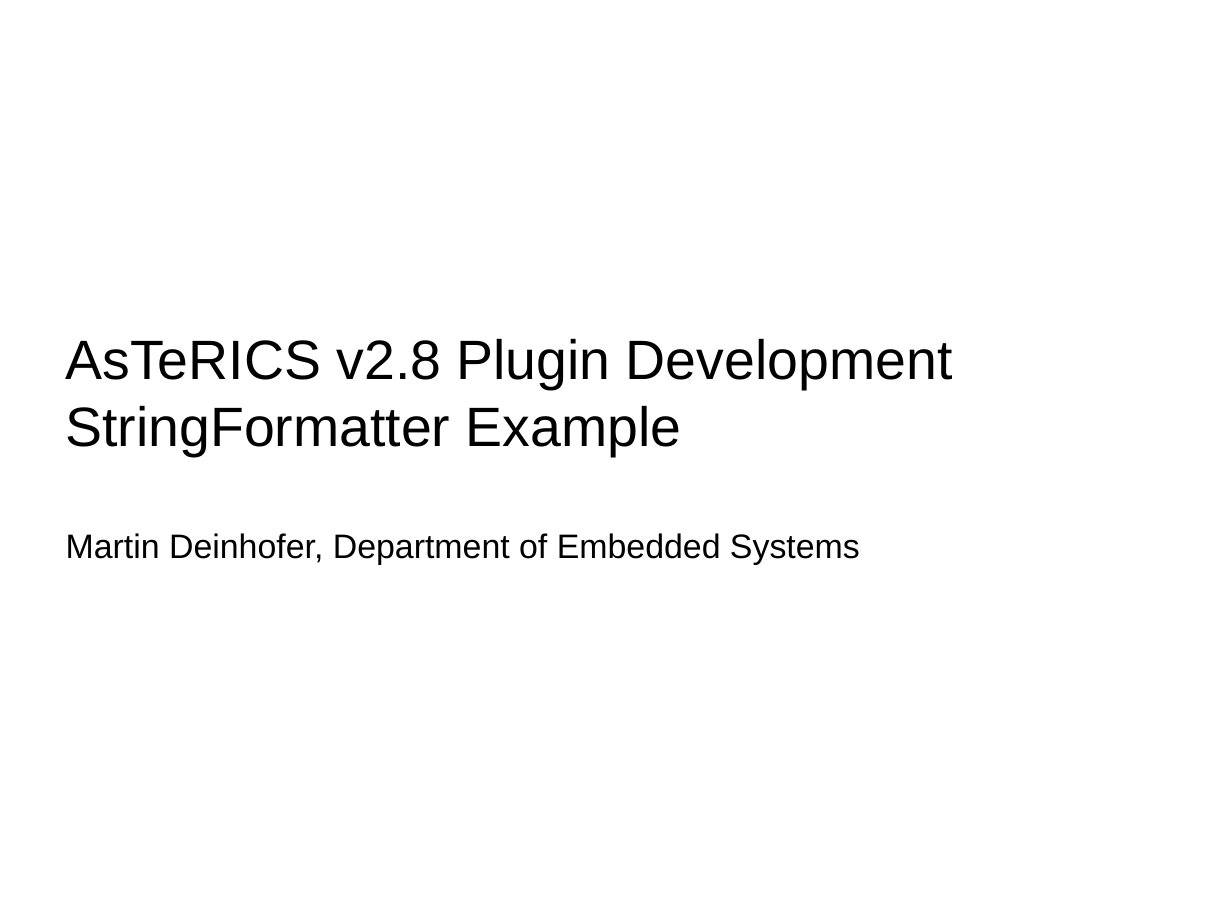
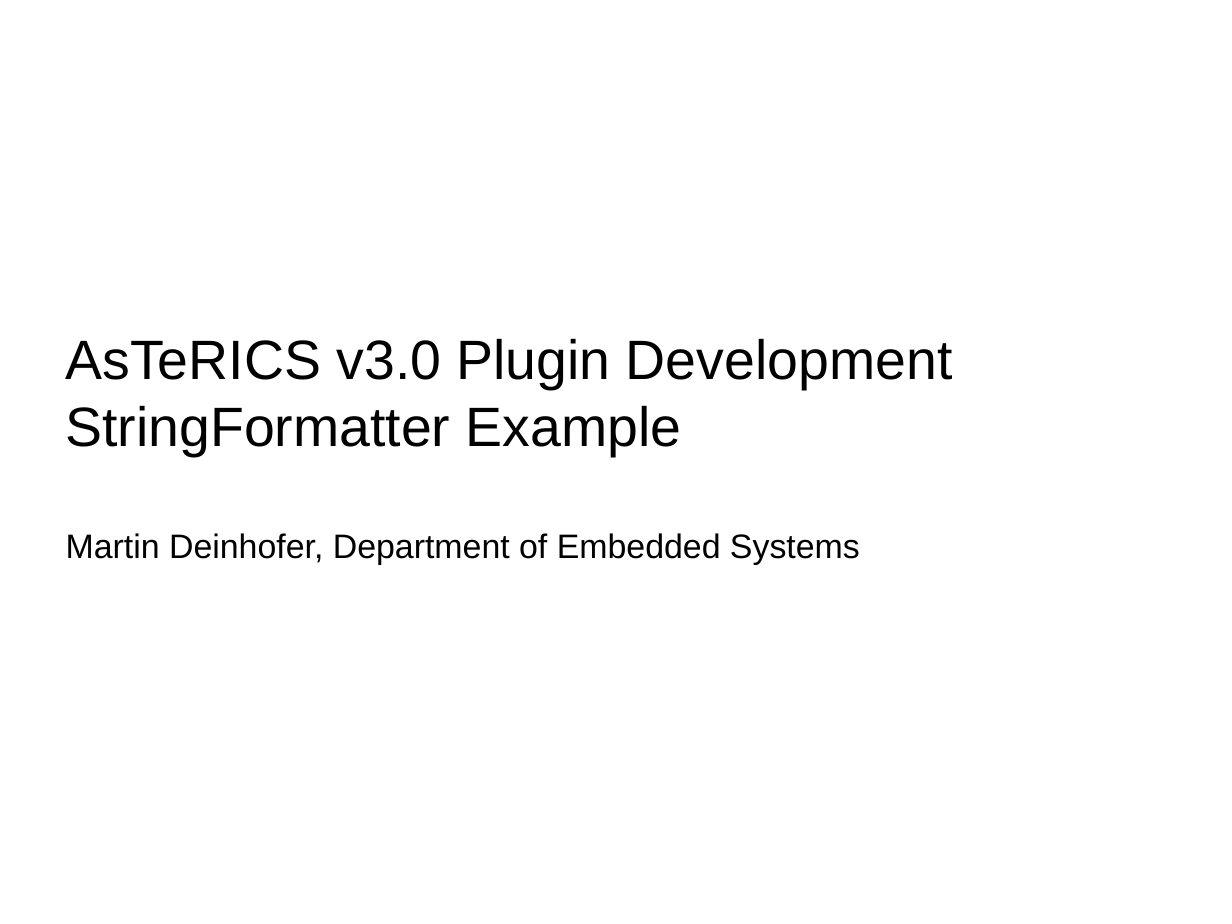
Before and after one commit to asterics/AsTeRICS, a slide deck: slide 1 of Documentation/AsTeRICS Plugin Development.pptx. Drawn at 1232x924 pixels with LibreOffice and Linux fonts; fonts in the diff are those of the drawing; background and template pictures are left out. Boxes give left, top, right and bottom in pixels: in the first picture for what was removed or moved away, otherwise in the second. Text is boxed around its words. In the diff, an @@ line names an element or a change of style, - is before the commit and + after.

Commit message:
updated slides for Plugin development for Asterics 3.0
[x] Use ant run-debugs instead of start_debug.bat to start ARE.
[x] added slide for ResourceRegistry

```diff
--- a/Documentation/AsTeRICS Plugin Development.pptx
+++ b/Documentation/AsTeRICS Plugin Development.pptx
@@ title at (x1=66, y1=338, x2=953, y2=564): text changed @@
-AsTeRICS v2.8 Plugin Development
-StringFormatter Example
-Martin Deinhofer, Department of Embedded Systems
+AsTeRICS v3.0 Plugin Development
+StringFormatter Example
+Martin Deinhofer, Department of Embedded Systems
```
Also in this commit, not shown: 9 other slides changed, 1 slide added, 1 other file.
